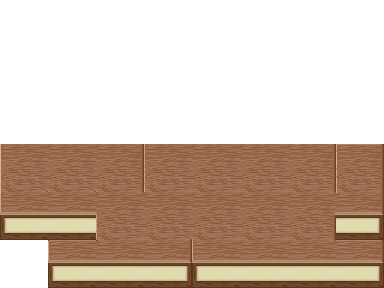
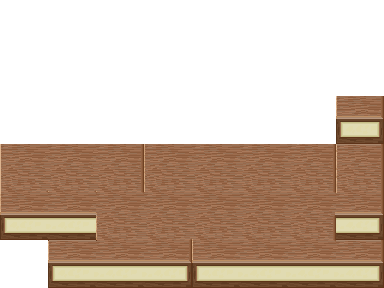
The second 384px x 288px image is a revision of the first. Changes to its layers:
pixels changed over [336, 96, 384, 144] (layer not identified)
